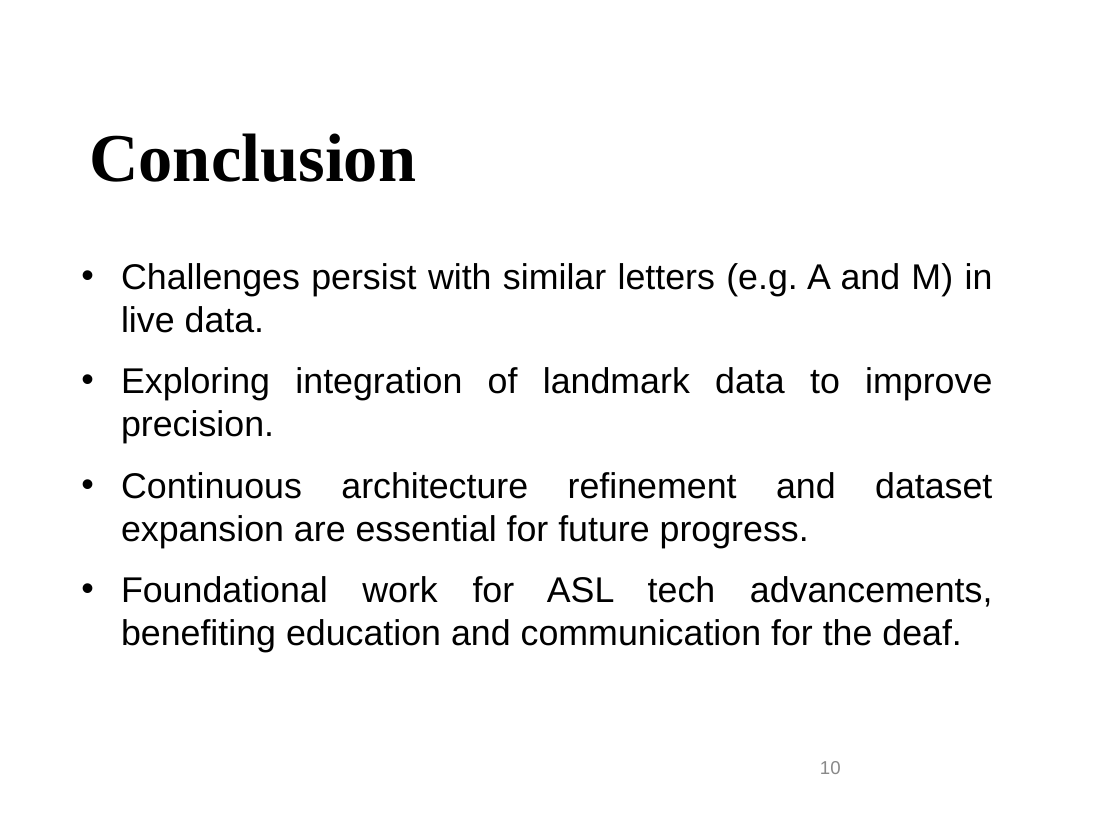
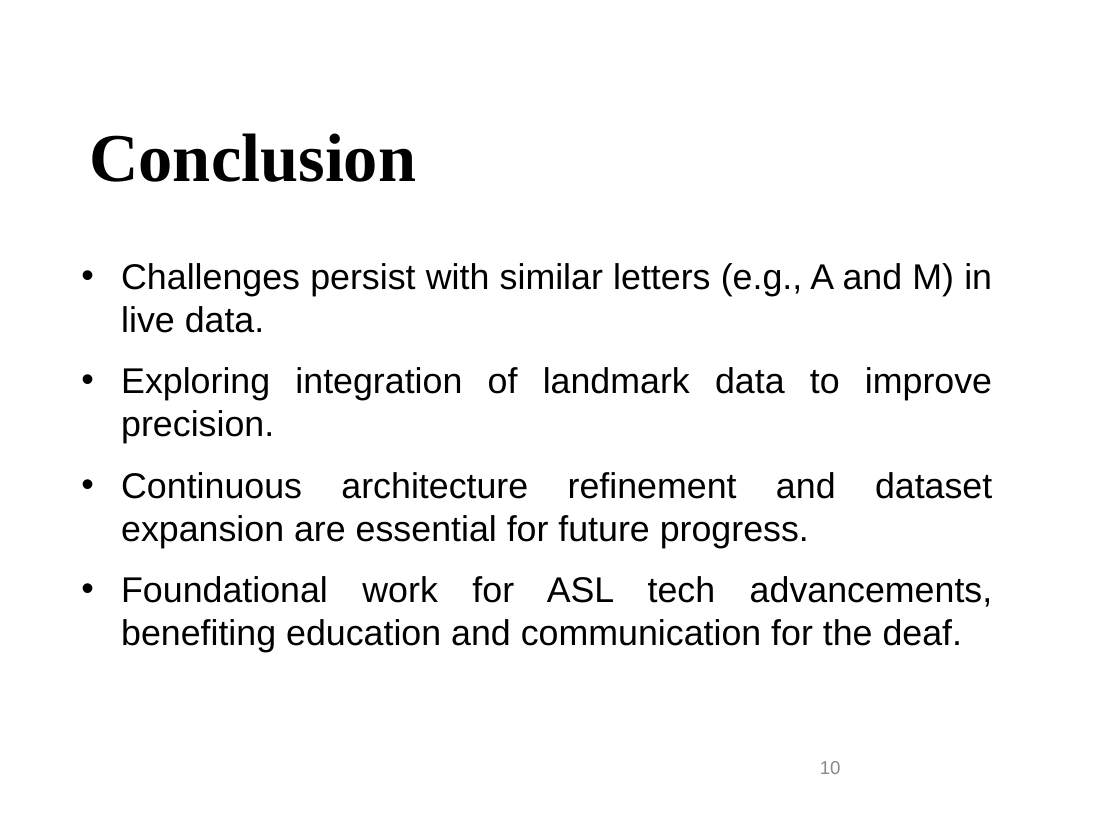
Before and after one commit to ATESAM-ABDULLAH/ASL-alphabet-recognition, a slide deck: slide 10 of Paper/CCECE - ASL sign Recognition using CNNs.pptx. Drawn at 1120x840 pixels with LibreOffice and Linux fonts; fonts in the diff are those of the drawing; background and template pictures are left out. Boxes give left, top, right and bottom in pixels: in the first picture for what was removed or moved away, otherwise in the second. Text is boxed around its words. In the diff, an @@ line names an element or a change of style, - is before the commit and + after.

```diff
--- a/Paper/CCECE - ASL sign Recognition using CNNs.pptx
+++ b/Paper/CCECE - ASL sign Recognition using CNNs.pptx
@@ text at (x1=121, y1=263, x2=992, y2=333): text changed @@
-• Challenges persist with similar letters (e.g. A and M) in live data.
+• Challenges persist with similar letters (e.g., A and M) in live data.
```
Also in this commit, not shown: 8 other slides changed, 3 other files.
